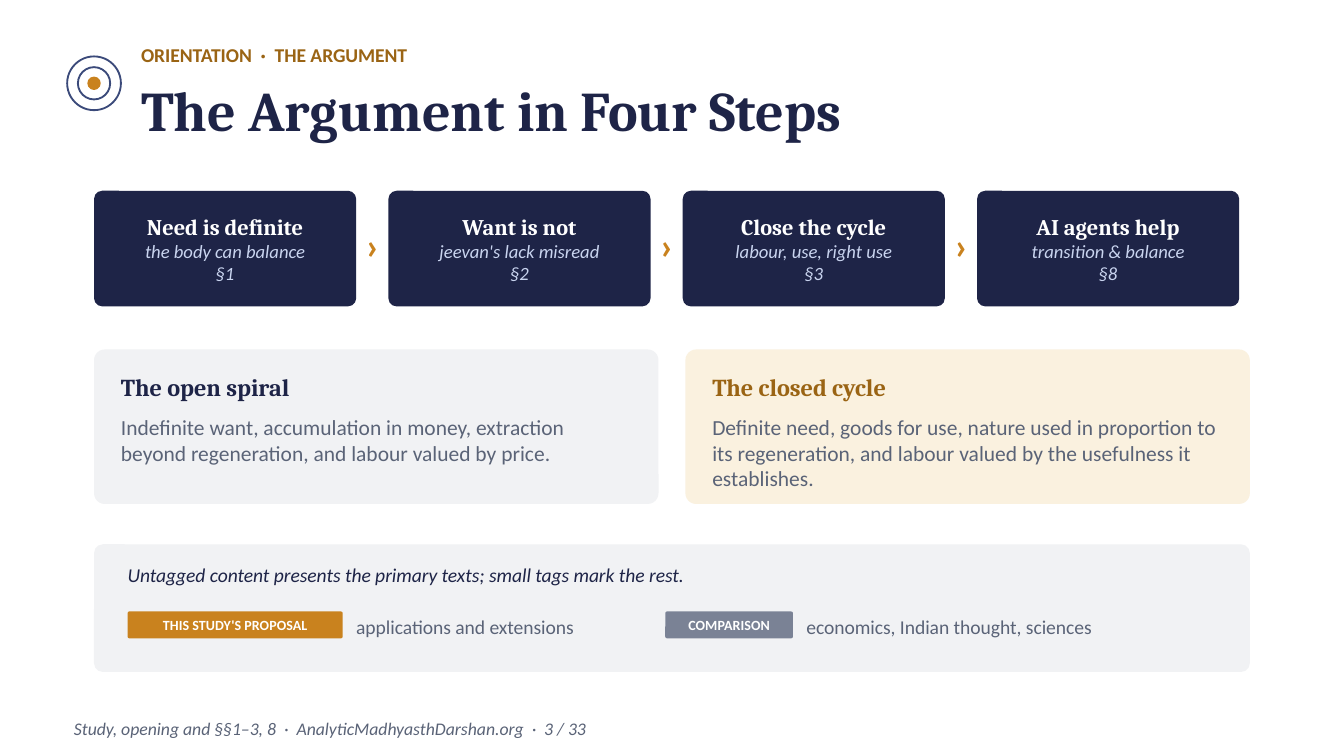
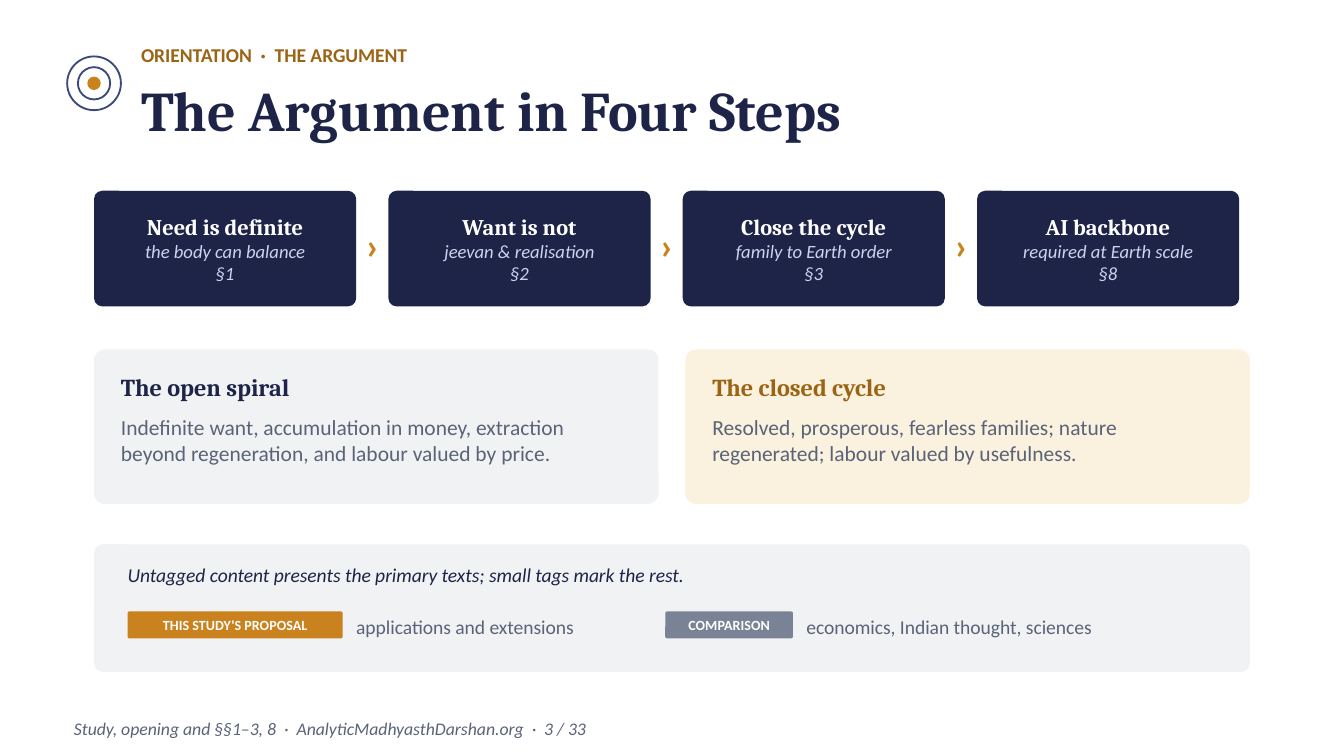
Before and after one commit to raghavamohan/AnalyticMadhyasthDarshan, a slide deck: slide 3 of Studies/Prosperity-Economics-And-Right-Use/Prosperity-Economics-And-Right-Use-Madhyasth-Darshan.pptx. Drawn at 1344x756 pixels with LibreOffice and Linux fonts; fonts in the diff are those of the drawing. Boxes give left, top, right and bottom in pixels: in the first picture for what was removed or moved away, otherwise in the second. Text is boxed around its words. In the diff, an @@ line names an element or a change of style, - is before the commit and + after.

Commit message:
Update Prosperity Economics presentation decks for Earth-scale vision and 10-tier AI backbone

```diff
--- a/Studies/Prosperity-Economics-And-Right-Use/Prosperity-Economics-And-Right-Use-Madhyasth-Darshan.pptx
+++ b/Studies/Prosperity-Economics-And-Right-Use/Prosperity-Economics-And-Right-Use-Madhyasth-Darshan.pptx
@@ text at [1023,219,1193,281]: text changed @@
-AI agents help
-transition & balance
-§8
+AI backbone
+required at Earth scale
+§8
@@ text at [444,245,595,281]: text changed @@
-jeevan's lack misread
-§2
+jeevan & realisation
+§2
@@ text at [736,245,892,281]: text changed @@
-labour, use, right use
-§3
+family to Earth order
+§3
@@ text at [712,420,1117,465]: text changed @@
-Definite need, goods for use, nature used in proportion to its regeneration, and labour valued by the usefulness it establishes.
+Resolved, prosperous, fearless families; nature regenerated; labour valued by usefulness.
```
Also in this commit, not shown: 21 other slides changed, 2 other files.
